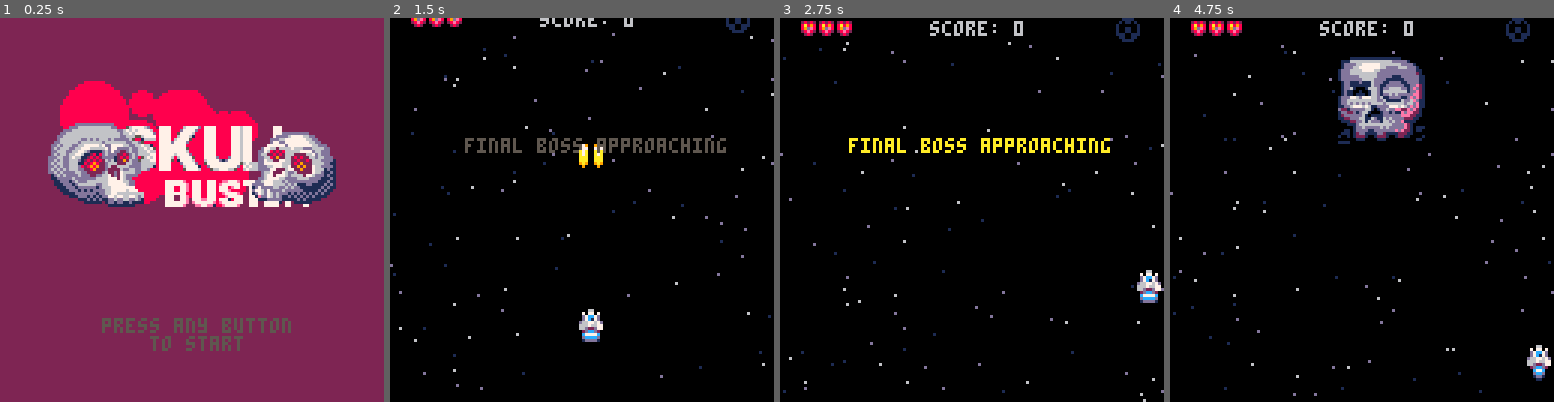
Above: before the commit, frames 1-4 (left to right).
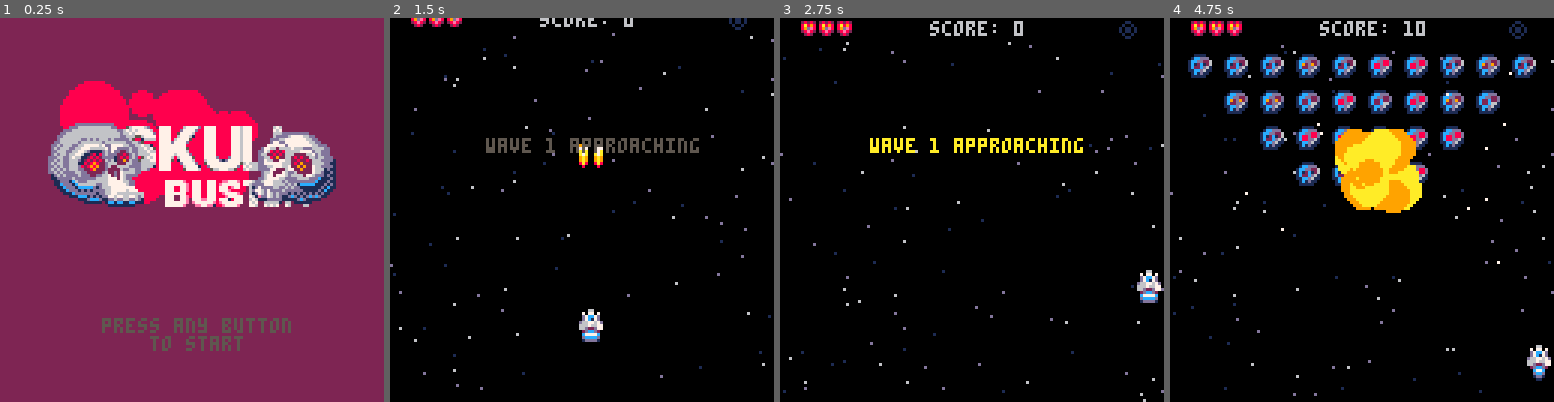
Above: after the commit, the same moments.

Repository: jimmac/pico-shed
Game: PICO-8 cartridge skulls.p8
Two runs of this game, one before a commit and one after it. Both use one fixed random seed, a clock stepped at 60 frames per second and the inputs below.
Inputs:
- Up to frame 1 (0.25 s): no input
- Up to frame 2 (1.5 s): tap X (X key) at 0.33, 1.07 s; tap O (Z key) at 0.7 s
- Up to frame 3 (2.75 s): hold Right 1.6-2.1 s; tap O (Z key) at 1.7, 2.1, 2.5 s; tap X (X key) at 1.85 s; hold Up 2.15-2.42 s; hold Right from 2.47 s (still down)
- Up to frame 4 (4.75 s): tap O (Z key) every 0.4 s from 2.9 to 4.5 s; tap X (X key) at 2.97, 4.08 s; release Right at 3.03 s; hold Left 3.08-3.58 s; hold Down 3.63-3.97 s; hold Right 4.02-4.68 s; hold Up from 4.73 s (still down)

The runs differ from the first frame. In frame 1, 0.4% of the frame differs, in the area x 15-86%, y 28-50%; in frame 2, 1.8%; in frame 3, 1.8%; in frame 4, 14%, in the area x 4-96%, y 0-65%.

Commit message:
more sprite polish

Diff:
--- a/skulls.p8
+++ b/skulls.p8
@@ -79,7 +79,7 @@
 	mode="wavetext"
 	flash=0
 	firet=0
-	wave=5
+	wave=0
 	lastwave=6
 	nextwave()
 	wavet=160
@@ -284,23 +284,23 @@
 	end
 end
 
-function setoff_sparks(x,y)
+function setoff_sparks(x,y,num)
 --create spark (when enemy hit)
-for i=1,2 do
-	local myp={}
-	myp.x=x
-	myp.y=y
-	myp.age=10+rnd(2)
-	myp.maxage=rnd(10)
-	myp.size=1+rnd(2)
-	myp.sx=(rnd()-.5)*10
-	myp.sy=((rnd()-1)*10)
-	myp.kind="generic"
-	myp.spark=true
-
-	add(parts,myp)
-end
-
+	if num==nil then num=2 end
+	for i=1,num do
+		local myp={}
+		myp.x=x
+		myp.y=y
+		myp.age=10+rnd(2)
+		myp.maxage=rnd(10)
+		myp.size=1+rnd(2)
+		myp.sx=(rnd()-.5)*10
+		myp.sy=((rnd()-1)*10)
+		myp.kind="generic"
+		myp.spark=true
+
+		add(parts,myp)
+	end
 end
 
 function setoff_sw(x,y,maxage)
@@ -575,9 +575,10 @@
 				--every hit triggers sw
 				local encx=myen.x+myen.sprw*4
 			 local ency=myen.y+myen.sprh*4
+			 local enby=myen.y+myen.sprh*8
 				setoff_sw(encx,ency,2)
-				--and sparks
-				setoff_sparks(encx,ency)
+				--and sparks from bottom
+				setoff_sparks(encx,enby)
 				if myen.hp<=0 then
 				 killen(myen)
 				 screenshake(myen)
@@ -845,11 +846,13 @@
 
 function draw_bgpattern()
 	cls(14)
+ pal(1,13)
 	for i=0,16 do
 		for j=0,16 do
 			spr(240+rnd(j),i*8,j*8)
 		end
 	end
+	pal()
 end
 -->8
 --enemies
Not shown, changed: 52 lines of the sprite sheet (__gfx__) section of skulls.p8
